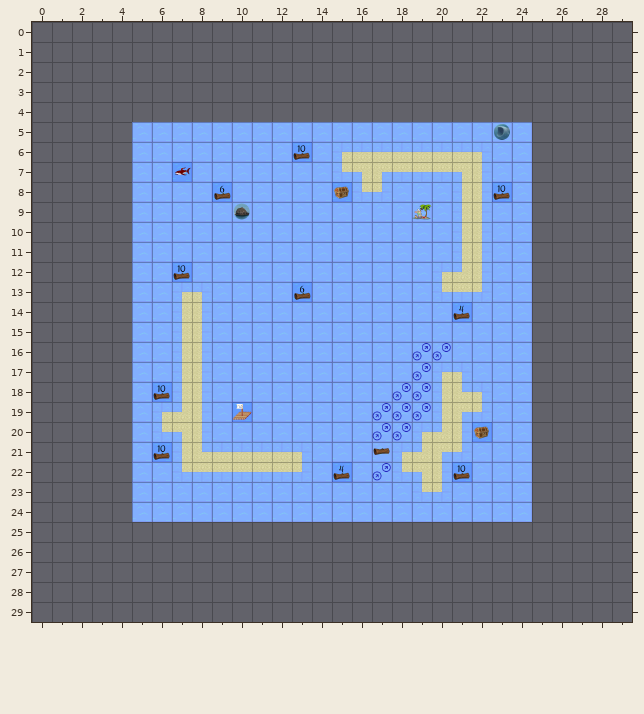
Two states of a Tiled map (JSON), TechnicalPrototype/core/assets/levels/level7.json. Above: the version before the commit.
Cells are 50x50 px. Shown: x 0..29, y 0..29. The old version is drawn lined up with the new one.
New version:
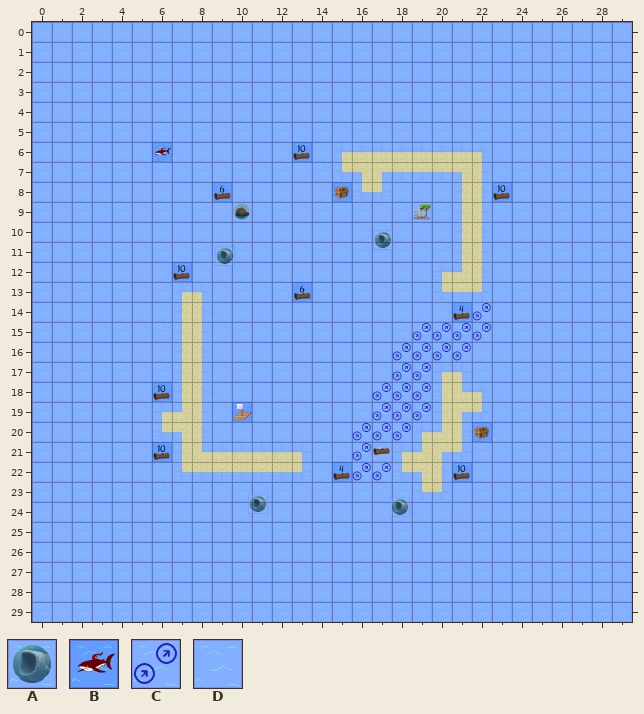
Key: from "updatedTiledSet": A 1 "Siren", B 2 "Enemy", C 3, D 41.
_ is an empty cell, . an unchanged one.
Objects are placed by their top-left corner, in cells (3,4 is the top-left corner of cell 3,4); size is 1x1 cell unless given.
Edits made:
map size 20x20 -> 30x30 cells (old content now starts at 5,5; both pictures use the new coordinates)
--- layer "Land" (removed)
@@ x 6..6 @@
- 6 D
+ 6 _
@@ x 17..22 @@
-14 .....D
-15 ..DDDD
-16 .D..D.
-17 .D....
-18 D.....
+14 ....._
+15 ..____
+16 ._.._.
+17 ._....
+18 _.....
@@ x 16..16 @@
-20 D
-21 D
-22 D
+20 _
+21 _
+22 _
--- layer "Environment"
@@ x 0..29 @@
- 0 ______________________________
- 1 ______________________________
- 2 ______________________________
- 3 ______________________________
- 4 ______________________________
- 5 _____.................._._____
- 6 _____...................._____
- 7 _____.._................._____
- 8 _____...................._____
- 9 _____...................._____
-10 _____...................._____
-11 _____...................._____
-12 _____...................._____
-13 _____...................._____
-14 _____................._.._____
-15 _____..............____.._____
-16 _____............._.._..._____
-17 _____............._......_____
-18 _____............_......._____
-19 _____...................._____
-20 _____..........._........_____
-21 _____..........._........_____
-22 _____..........._........_____
-23 _____...................._____
-24 _____...................._____
-25 ______________________________
-26 ______________________________
-27 ______________________________
-28 ______________________________
-29 ______________________________
+ 0 DDDDDDDDDDDDDDDDDDDDDDDDDDDDDD
+ 1 DDDDDDDDDDDDDDDDDDDDDDDDDDDDDD
+ 2 DDDDDDDDDDDDDDDDDDDDDDDDDDDDDD
+ 3 DDDDDDDDDDDDDDDDDDDDDDDDDDDDDD
+ 4 DDDDDDDDDDDDDDDDDDDDDDDDDDDDDD
+ 5 DDDDD..................D.DDDDD
+ 6 DDDDD....................DDDDD
+ 7 DDDDD..D.................DDDDD
+ 8 DDDDD....................DDDDD
+ 9 DDDDD....................DDDDD
+10 DDDDD....................DDDDD
+11 DDDDD....................DDDDD
+12 DDDDD....................DDDDD
+13 DDDDD....................DDDDD
+14 DDDDD.................C..DDDDD
+15 DDDDD..............CCCC..DDDDD
+16 DDDDD.............C..C...DDDDD
+17 DDDDD.............C......DDDDD
+18 DDDDD............C.......DDDDD
+19 DDDDD....................DDDDD
+20 DDDDD...........C........DDDDD
+21 DDDDD...........C........DDDDD
+22 DDDDD...........C........DDDDD
+23 DDDDD....................DDDDD
+24 DDDDD....................DDDDD
+25 DDDDDDDDDDDDDDDDDDDDDDDDDDDDDD
+26 DDDDDDDDDDDDDDDDDDDDDDDDDDDDDD
+27 DDDDDDDDDDDDDDDDDDDDDDDDDDDDDD
+28 DDDDDDDDDDDDDDDDDDDDDDDDDDDDDD
+29 DDDDDDDDDDDDDDDDDDDDDDDDDDDDDD
--- layer "Collectable"
@@ x 6..6 @@
- 6 _
+ 6 B
--- layer "Enemy" (removed)
@@ x 23..23 @@
- 5 A
+ 5 _
@@ x 7..7 @@
- 7 B
+ 7 _
--- layer "Siren"
+A "Siren" at 17.1,10.4
+A "Siren" at 9.2,11.2
+A "Siren" at 10.8,23.6
+A "Siren" at 17.9,23.7
Changed places in both pictures, as pixel boxes (x1, y1, x2, y2):
changed: (32, 22, 632, 622)
